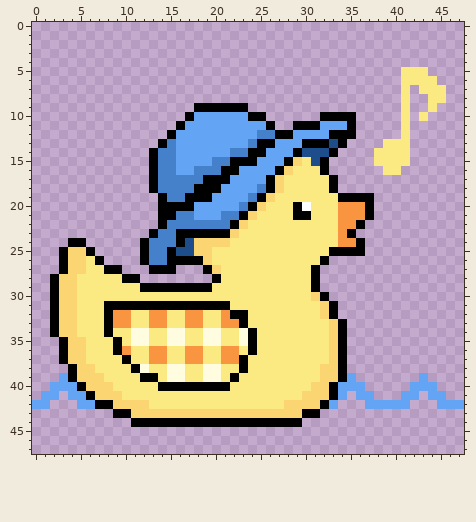
File history of a pixel-art sprite, public/favicon-md.png. The picture above is the old version.
The file is 192x192 pixels, drawn in blocks of 4x4; one block is one cell here.
After the commit:
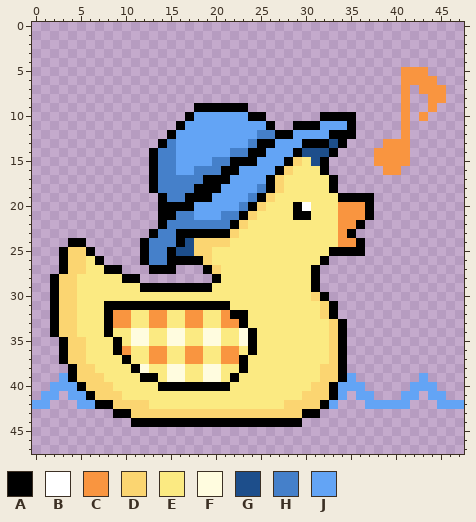
Palette (. is transparent): A #000000  B #ffffff  C #f99540  D #fbd571  E #fbea82  F #fffcdf  G #1d4e8b  H #4580ca  J #63a4f5
Change:
Changed rows in their new state; - is an unchanged pixel.
first column x 38:
 5 ---CCC--
 6 ---CCCC-
 7 ---C-CCC
 8 ---C--CC
 9 ---C--C-
10 ---C-C--
11 ---C----
12 ---C----
13 -CCC----
14 CCCC----
15 CCCC----
16 -CC-----
Pixel boxes of the changes (left, top, right, bottom) in both pictures:
changed: (374, 67, 446, 175)
